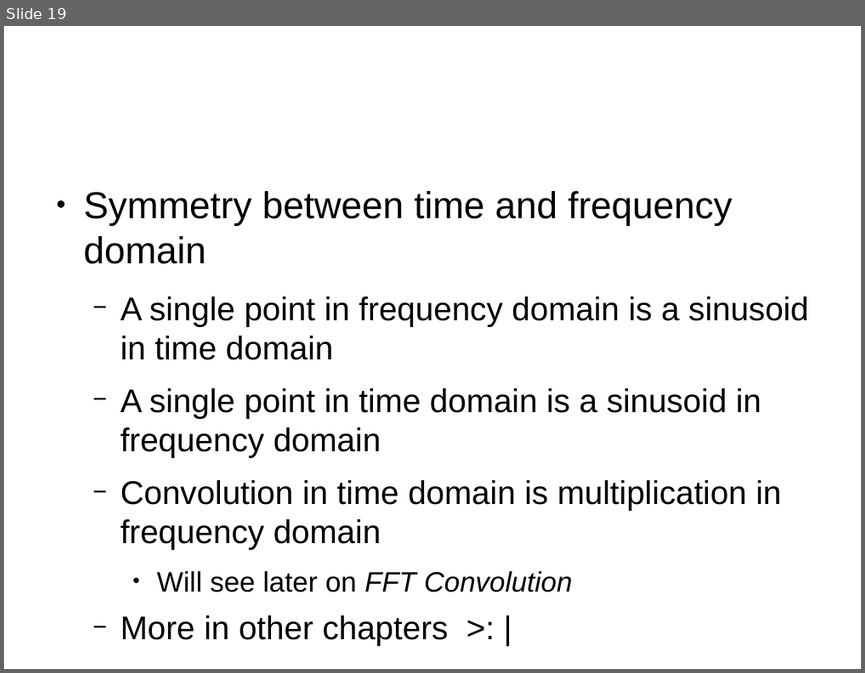
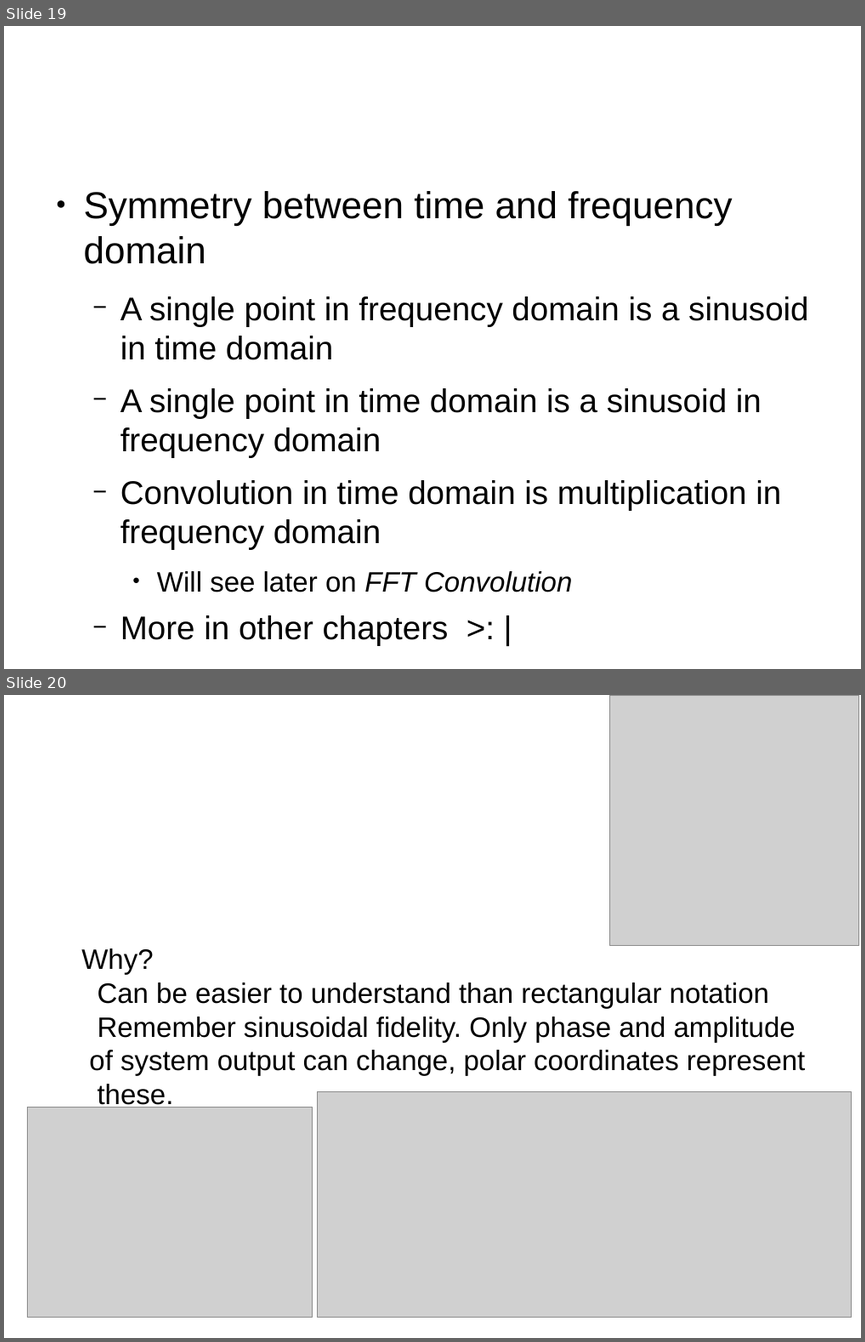
Before and after one commit to ahirapatel/dspguide-stuff, a slide deck: ch8/Notes.odp. Shown one above the other, each under a label of ours: slide 19 before the commit, slides 19 and 20 after it. The pictures are 865x673 and 865x1342 pixels, drawn with LibreOffice and Linux fonts; fonts in the diff are those of the drawing; grey boxes stand for pictures; background and template pictures are left out. Boxes give left, top, right and bottom in pixels: in the first picture for what was removed or moved away, otherwise in the second. Text is boxed around its words. In the diff, an @@ line names an element or a change of style, - is before the commit and + after.

```diff
--- a/ch8/Notes.odp
+++ b/ch8/Notes.odp
@@ slide 20 added at (4,695,861,1338), background #FFFFFF @@
@@ picture added at (610,695,859,946) @@
@@ text added at (81,948,805,1109), 26 pt, text #000000 @@
+Why?
+Can be easier to understand than rectangular notation
+Remember sinusoidal fidelity. Only phase and amplitude of system output can change, polar coordinates represent these.
@@ title added at (464,1049,526,1076), 47.6 pt, text #FFFFFF @@
+Polar Notation
@@ picture added at (318,1091,851,1317) @@
@@ picture added at (27,1107,313,1317) @@
```
Also in this commit, not shown: 1 slide changed, 4 other slides added, 1 slide removed, 1 other file.
